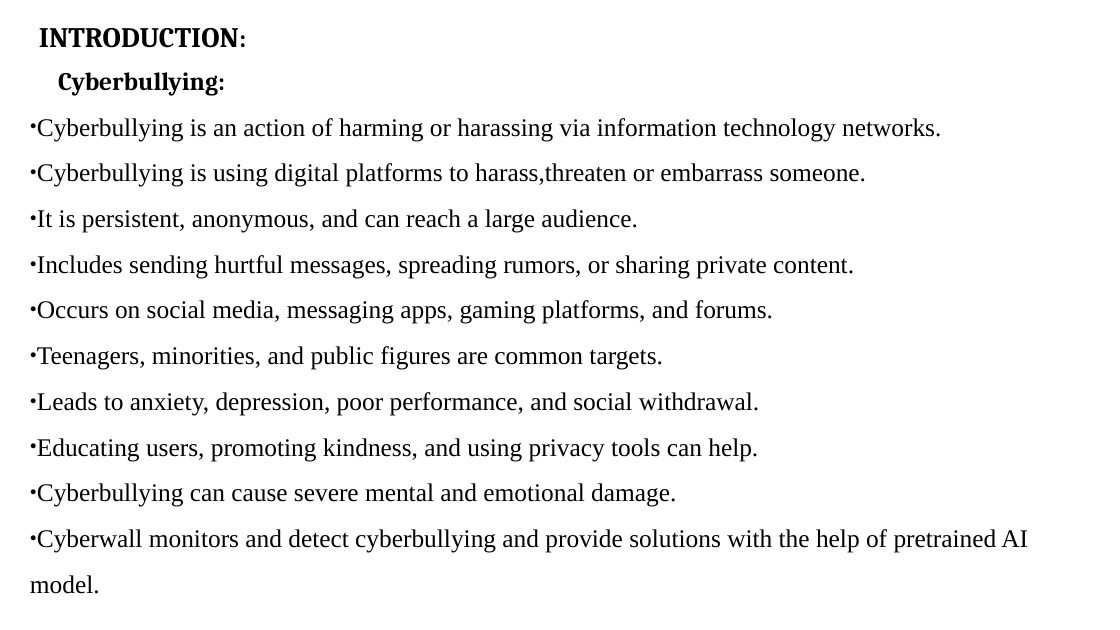
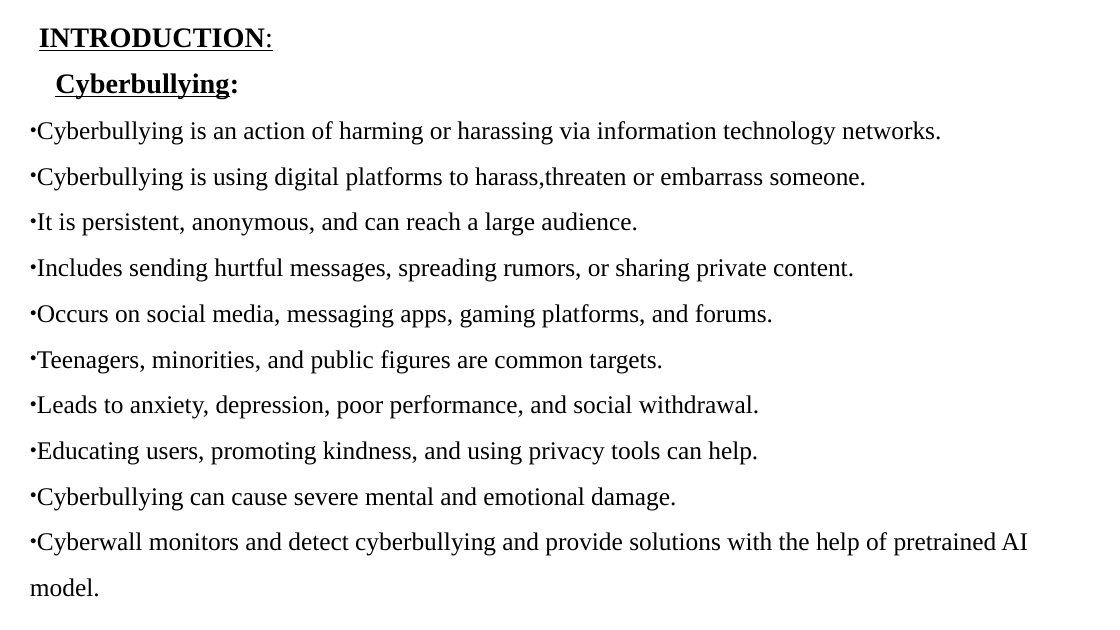
Before and after one commit to ihsanul1234/mini_project_ppt, a slide deck: slide 3 of 14.pptx. Drawn at 1120x630 pixels with LibreOffice and Linux fonts; fonts in the diff are those of the drawing. Boxes give left, top, right and bottom in pixels: in the first picture for what was removed or moved away, otherwise in the second. Text is boxed around its words. In the diff, an @@ line names an element or a change of style, - is before the commit and + after.

```diff
--- a/14.pptx
+++ b/14.pptx
@@ text "INTRODUCTION:" at box(39, 28, 273, 51): size 18 to 20 pt, bold off in "INTRODUCTION:"; font Cambria to Times New Roman, underline on @@
@@ text at box(55, 73, 239, 98): size 18 to 20 pt, font Cambria to Times New Roman, underline on in "Cyberbullying:"; more space between paragraphs @@
```
Also in this commit, not shown: 8 other slides changed, 3 slides added, 1 slide removed.
